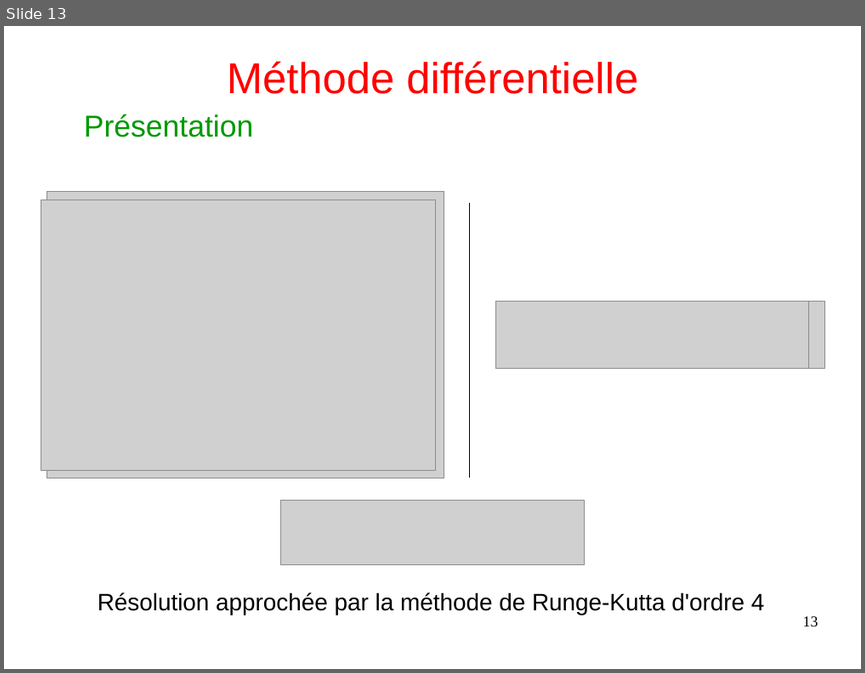
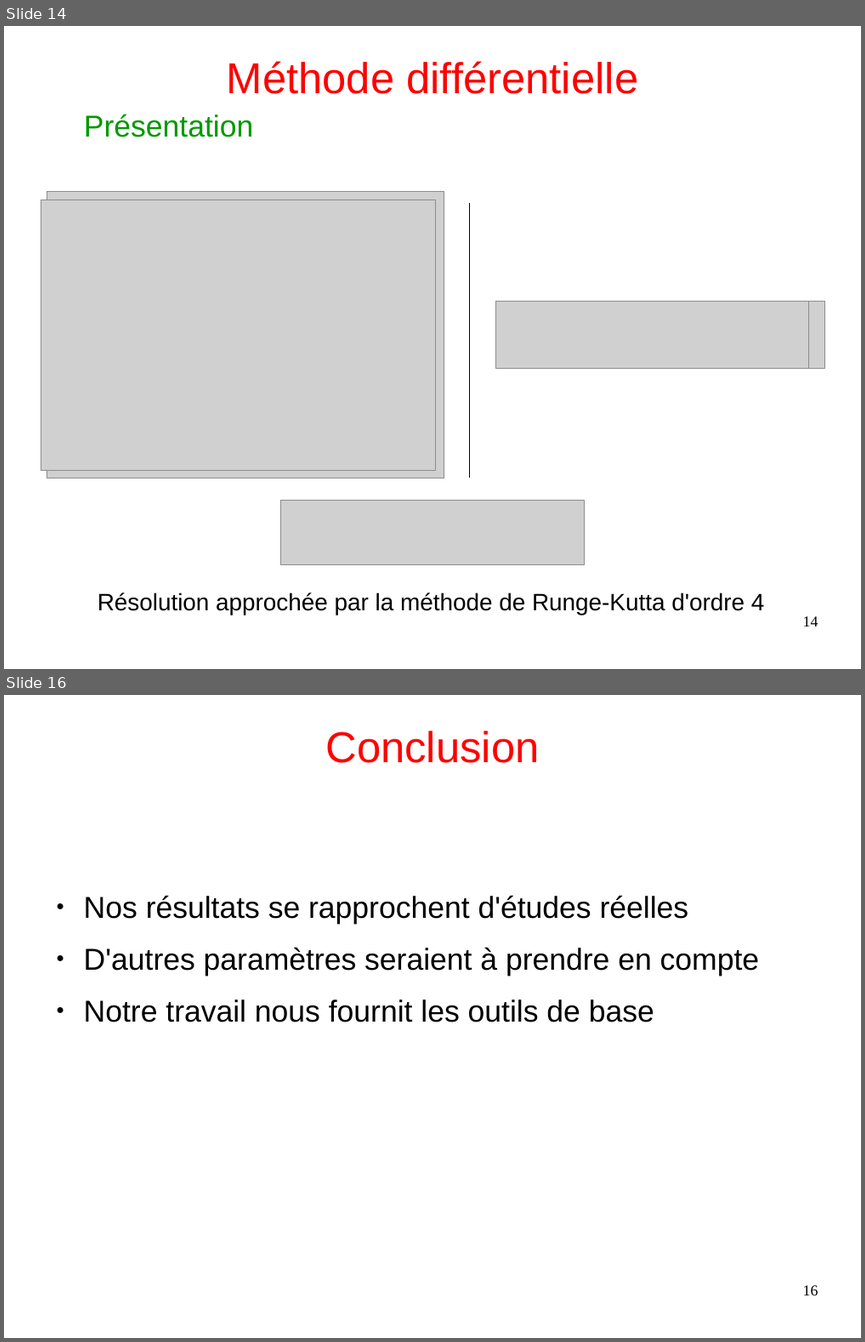
Before and after one commit to Arthurrre/TIPE_Automate, a slide deck: diapo/diapo_copie.odp. Shown one above the other, each under a label of ours: slide 13 before the commit, slides 14 and 16 after it; the slides between them are not shown. The pictures are 865x673 and 865x1342 pixels, drawn with LibreOffice and Linux fonts; fonts in the diff are those of the drawing; grey boxes stand for pictures. Boxes give left, top, right and bottom in pixels: in the first picture for what was removed or moved away, otherwise in the second. Text is boxed around its words. In the diff, an @@ line names an element or a change of style, - is before the commit and + after.

```diff
--- a/diapo/diapo_copie.odp
+++ b/diapo/diapo_copie.odp
@@ slide 16 added at <box>4,695,861,1338</box>, background #FFFFFF @@
@@ title added at <box>326,731,540,763</box>, 40 pt, text #FF0000 @@
+Conclusion
@@ text added at <box>84,895,759,1022</box>, 28 pt, text #000000 @@
+● Nos résultats se rapprochent d'études réelles
+● D'autres paramètres seraient à prendre en compte
+● Notre travail nous fournit les outils de base
@@ page number added at <box>803,1285,818,1295</box>, 14 pt, text #000000 @@
+16
@@ what was slide 13 is now slide 14 @@
@@ page number at <box>803,616,818,626</box>: text changed @@
-13
+14
```
Also in this commit, not shown: 4 slides changed, 1 other slide added, 1 slide removed, 4 other files.
